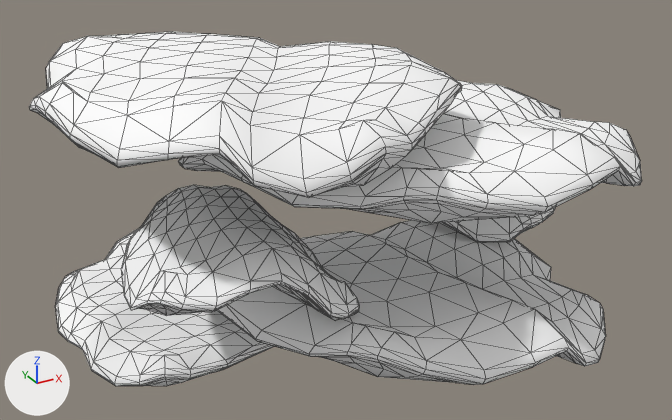
An edit to the glTF model game/data/meshes/props/Mushroom_Laetiporus.gltf, drawn before and after from the same camera.
Both versions are drawn from a camera (50 mm lens) standing at (-0.949, -1.937, 1.04) and looking at (-0.006, -0.222, 0.183). The lights are fixed; the arrows at lower left show +X, +Y and +Z. The older version comes first. Mesh edges are drawn as thin lines.

The scene before the commit, as lines of its bpy script (objects in view):
```python
mat_mushrooms = principled_material('Mushrooms')
mat_mushrooms.base_color = (1.0, 1.0, 1.0)  # white #ffffff
mat_mushrooms.roughness = 1.0
me_cube_020 = bpy.data.meshes.new('Cube.020')
me_cube_020.from_pydata(...)  # 1620 vertices, 3216 faces; spans x -0.65..0.716, y -0.775..0.328, z -0.16..0.607
me_cube_020.materials.append(mat_mushrooms)  # white #ffffff
ob_mushroom_laetiporus = bpy.data.objects.new('Mushroom_Laetiporus', me_cube_020)
ob_mushroom_laetiporus.location = (0.0, 0.0, 0.0)
```
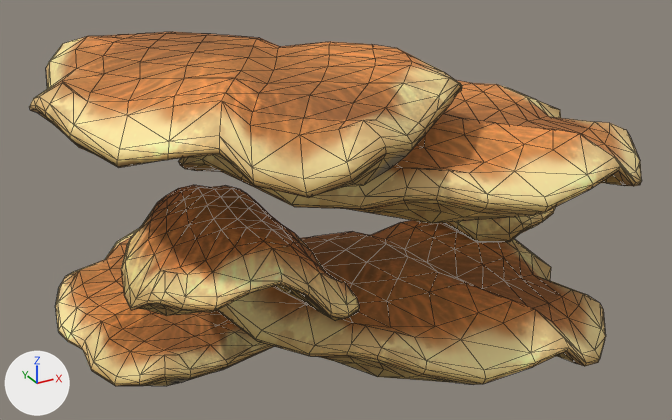
Pixel boxes [x1, y1, x2, y2] of what changed, in the pictures (672 x 420 px):
'Mushroom_Laetiporus', surface changed (white to orange): [29, 32, 642, 386] in both

What changed in the scene script:
```text
Add img_mushrooms_png:
    img_mushrooms_png = load_image('Mushrooms.png', 'Mushrooms.png', 1024, 1024, 'sRGB')
Change mat_mushrooms:
    remove mat_mushrooms.base_color = (1.0, 1.0, 1.0)  # white #ffffff
    add mat_mushrooms.texture = img_mushrooms_png
```
